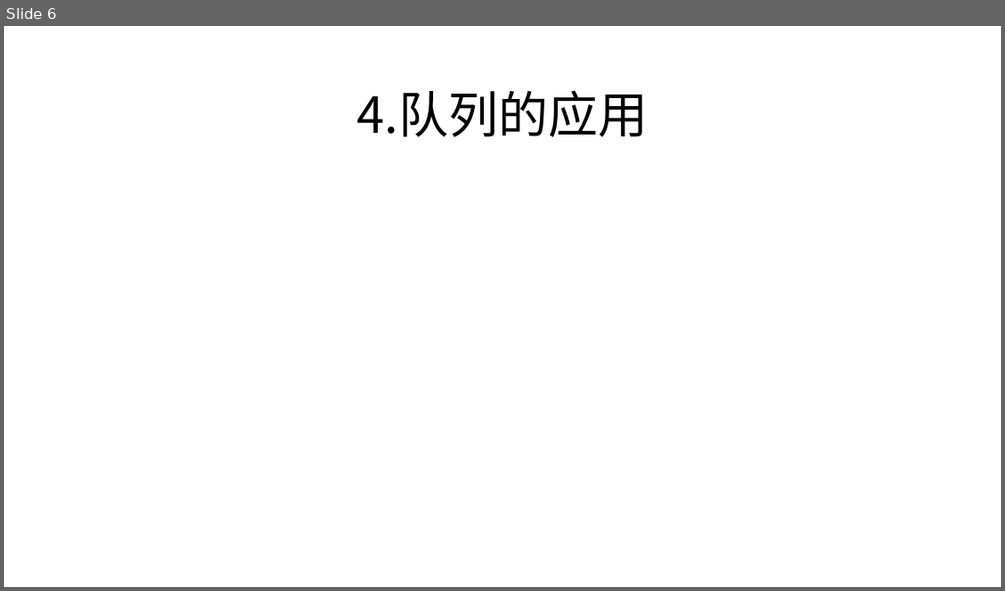
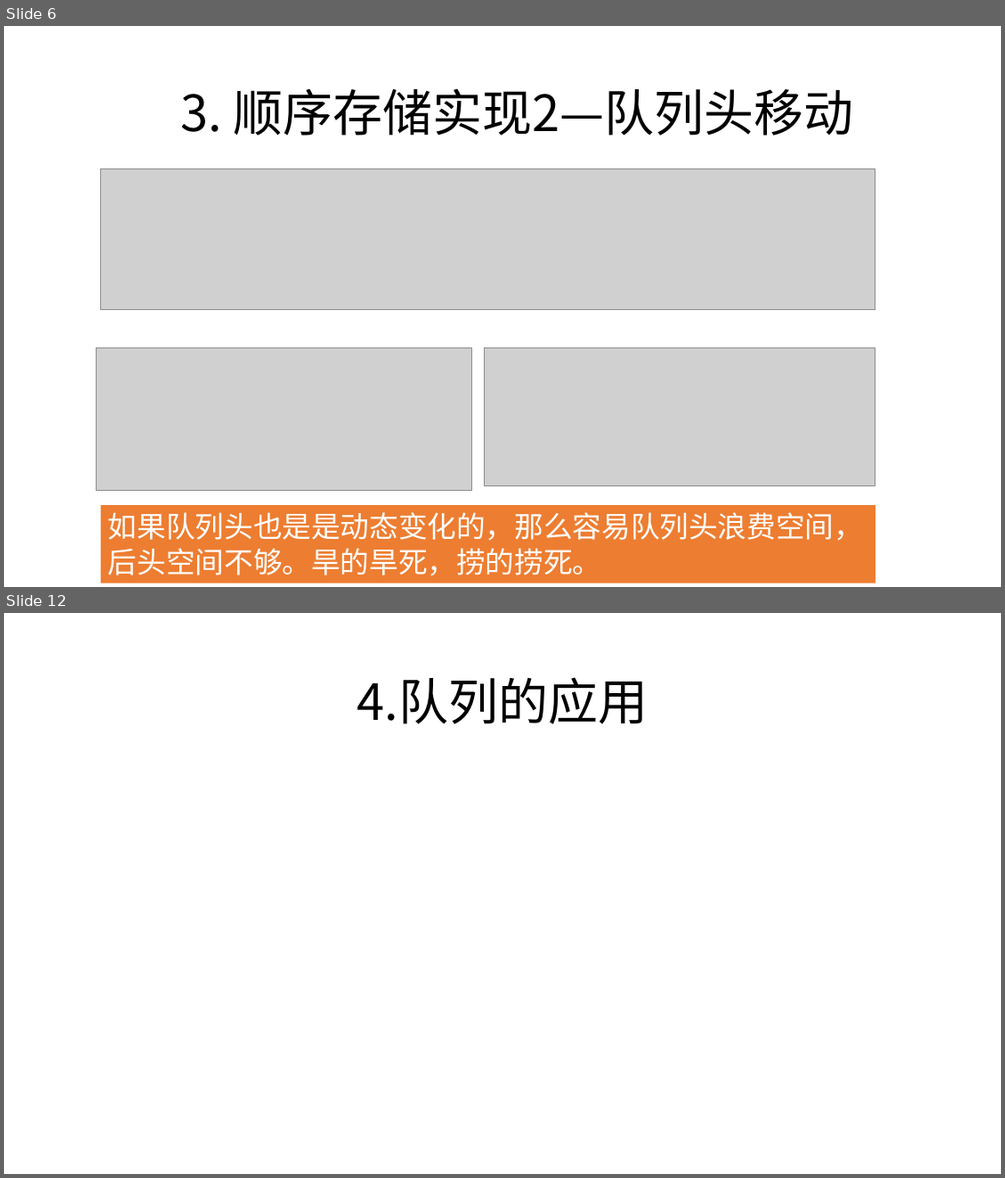
Before and after one commit to zjyesir/hmc_data_structure, a slide deck: ppt/3.2 队列.pptx. Shown one above the other, each under a label of ours: slide 6 before the commit, slides 6 and 12 after it; the slides between them are not shown. The pictures are 1005x591 and 1005x1178 pixels, drawn with LibreOffice and Linux fonts; fonts in the diff are those of the drawing; grey boxes stand for pictures; background and template pictures are left out. Boxes give left, top, right and bottom in pixels: in the first picture for what was removed or moved away, otherwise in the second. Text is boxed around its words. In the diff, an @@ line names an element or a change of style, - is before the commit and + after.

Commit message:
队列

```diff
--- a/ppt/3.2 队列.pptx
+++ b/ppt/3.2 队列.pptx
@@ slide 6 added at [4,26,1001,587], background picture (left out) @@
@@ text added at [180,88,853,135], 48 pt, text #000000 @@
+3. 顺序存储实现2—队列头移动
@@ picture added at [100,168,875,310] @@
@@ picture added at [97,347,472,491] @@
@@ picture added at [484,347,875,486] @@
@@ rectangle added at [100,506,875,583], fill #ED7D31, 28 pt, text #FFFFFF @@
+如果队列头也是是动态变化的，那么容易队列头浪费空间，后头空间不够。旱的旱死，捞的捞死。
@@ what was slide 6 is now slide 12 @@
```
Also in this commit, not shown: 4 slides changed, 7 other slides added, 2 slides removed, 13 other files.
